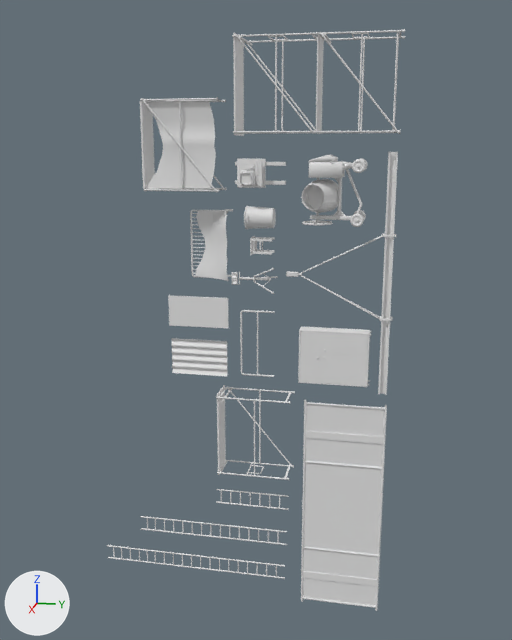
The FBX model Assets/kirill/models/assets.fbx: old version first, new version second.
Before and after are seen from a 50 mm camera at (16.66, 1.81, -0.41) aimed at (-0.31, -1.58, -4.65). Lighting does not change. The marker at lower left points along +X, +Y and +Z. Where no turn or scale is listed for an object, it has been applied to the vertices.

The older version as bpy lines, for what is in view:
```python
ob_fence = bpy.data.objects.new('fence', me_fence_002)
ob_fence.location = (0.04, 0.72, -9.41)
ob_fencing = bpy.data.objects.new('fencing', me_fencing_001)
ob_fencing.location = (0.01, -1.63, -5.17)
ob_fencing_2 = bpy.data.objects.new('fencing_2', me_fencing_2_001)
ob_fencing_2.location = (-0.26, -2.71, -2.76)
ob_metal_sheet = bpy.data.objects.new('metal sheet', me_metal_sheet_001)
ob_metal_sheet.location = (-0.03, -2.99, -5.61)
ob_scaffold_1 = bpy.data.objects.new('Scaffold_1', me_scaffold_1_001)
ob_scaffold_1.location = (0.01, -3.45, -0.4)
ob_transformator = bpy.data.objects.new('transformator', me_transformator_001)
ob_transformator.location = (0.15, 0.48, -5.37)
ob_wood_plane = bpy.data.objects.new('wood plane', me_wood_plane_001)
ob_wood_plane.location = (0.0, -2.99, -4.43)
# also in view: 'Scaffold_2' at (-0.01, -1.53, -7.54); 'computer' at (0.3, -1.38, -1.02); 'metal' at (0.0, 0.5, -3.39); 'Scaffold_3' at (-0.11, -0.12, 0.92); 'concretemixer' at (-0.16, 0.29, -1.41)
```
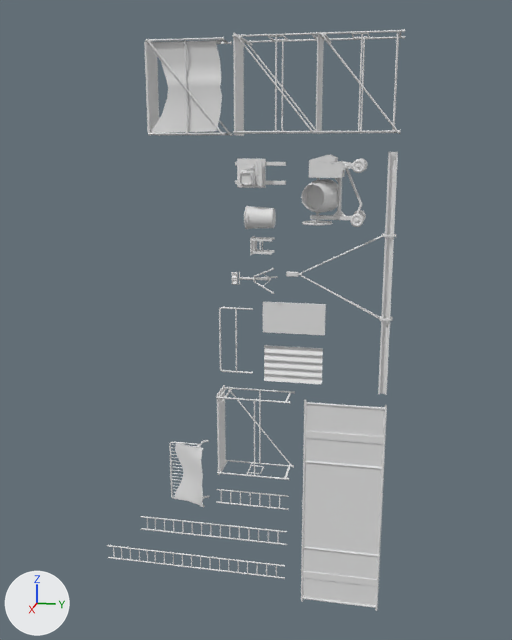
The newer file is also turned or shifted as a whole; pictures and numbers use the older file's frame.

Location of each change, (x1, y1, x2, y2) in pixels of the pictures (512 x 640 px):
'Scaffold_1', moved
    before: (140, 97, 227, 192)
    after: (144, 36, 233, 136)
'metal sheet', moved
    before: (171, 338, 228, 376)
    after: (264, 345, 323, 384)
'transformator', deleted
    before: (298, 326, 372, 387)
'wood plane', moved
    before: (168, 295, 229, 328)
    after: (263, 302, 326, 335)
'fencing_2', moved
    before: (190, 209, 233, 281)
    after: (169, 440, 210, 508)
'fencing', moved
    before: (240, 310, 275, 377)
    after: (219, 307, 253, 374)

What the commit changed:
Object 'wood plane' (ob_wood_plane) moves from (0.0, -2.99, -4.43) to (0.0, -0.59, -4.49).
Object 'fencing_2' (ob_fencing_2) moves from (-0.26, -2.71, -2.76) to (-0.26, -3.43, -8.94).
Object 'transformator' (ob_transformator) is deleted.
Object 'Scaffold_1' (ob_scaffold_1) moves from (0.01, -3.45, -0.4) to (0.01, -3.28, 0.88).
Object 'fencing' (ob_fencing) moves from (0.01, -1.63, -5.17) to (0.01, -2.17, -5.12).
Object 'metal sheet' (ob_metal_sheet) moves from (-0.03, -2.99, -5.61) to (-0.03, -0.59, -5.67).
